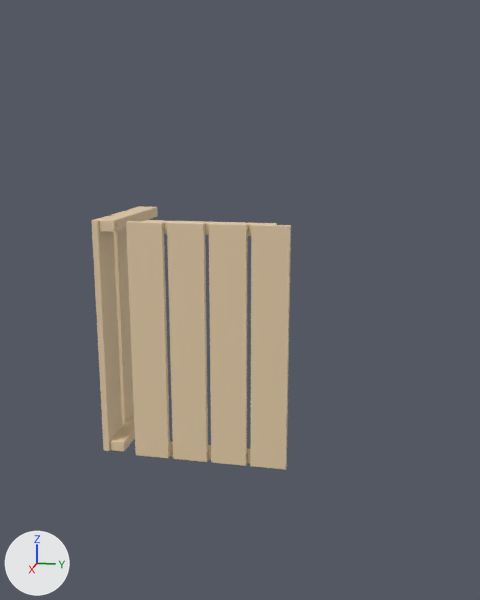
The glTF model eval/golden/knagglig/out/walkthrough.glb: old version first, new version second.
Both versions are drawn from a camera (50 mm lens) standing at (1.408, 0.428, 0.592) and looking at (0.205, 0.187, 0.291). The axes (+X, +Y, +Z) are drawn at lower left. The lights are the same throughout. The first picture is the older version. Both versions are drawn at frame 34 of the action 'step_07'; the numbers are the values there.

Objects in the first picture: 'part_bottom_panel_1', 'part_side_panel_1'.
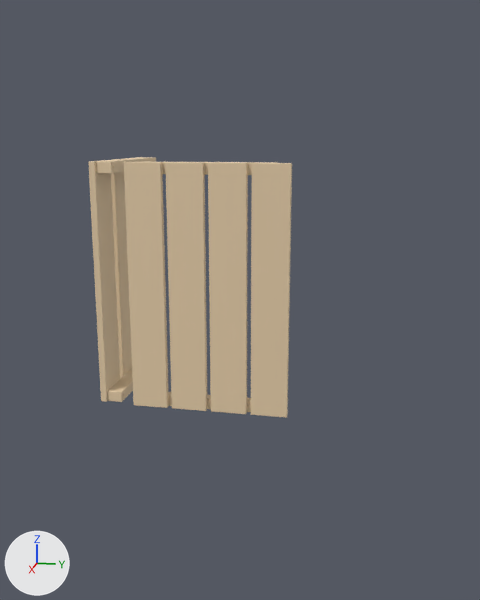
ob_assembly is not drawn itself; it is the parent of ob_hw_108363_1, ob_hw_108363_2, ob_hw_108363_3, ob_hw_108363_4, ob_hw_108560_1, ob_hw_108560_2, ob_hw_108560_3, ob_hw_108560_4.

Diff of the bpy script that builds the scene:
```diff
--- a/eval/golden/knagglig/out/walkthrough.glb.py
+++ b/eval/golden/knagglig/out/walkthrough.glb.py
@@ ob_assembly @@
 ob_assembly = bpy.data.objects.new('assembly', None)
-ob_assembly.location = (0.331, 0.0, 0.0148)
+ob_assembly.location = (0.331, 0.0, 0.115)
 ob_assembly.rotation_euler = (0.0, -1.571, 0.0)  # degrees (0, -90, 0)
```

Boxes [x1, y1, x2, y2] around the edits, measured in the pictures (480 x 600 px):
'part_bottom_panel_1', moved
    before: [126, 220, 291, 470]
    after: [124, 161, 292, 418]
'part_side_panel_1', moved
    before: [92, 206, 158, 452]
    after: [88, 157, 156, 402]
